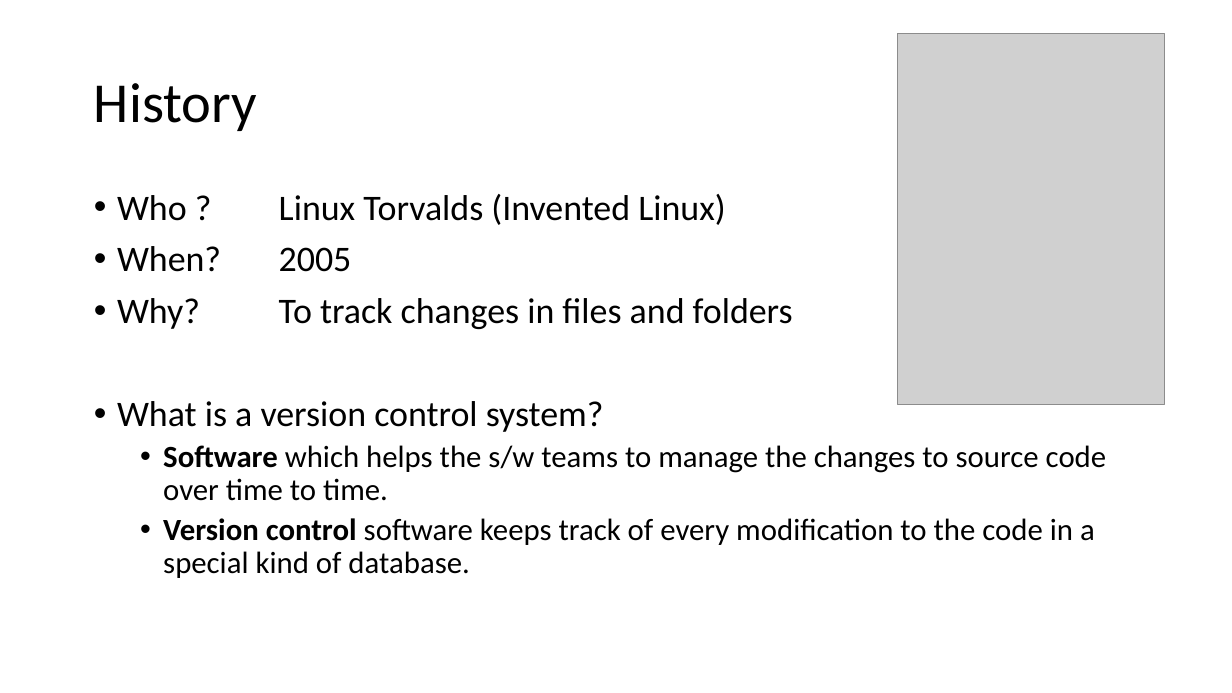
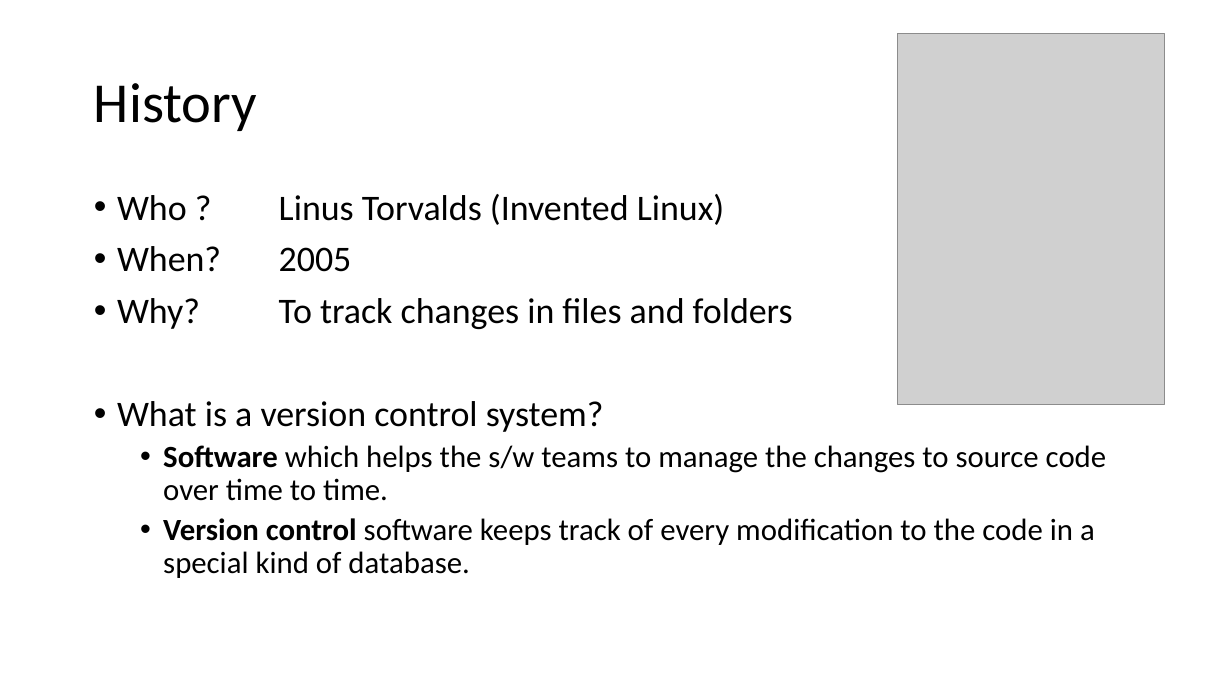
Before and after one commit to Ananddgithub/GIT, a slide deck: slide 1 of Evolution_of_GIT.pptx. Drawn at 1232x693 pixels with LibreOffice and Linux fonts; fonts in the diff are those of the drawing; grey boxes stand for pictures. Boxes give left, top, right and bottom in pixels: in the first picture for what was removed or moved away, otherwise in the second. Text is boxed around its words. In the diff, an @@ line names an element or a change of style, - is before the commit and + after.

```diff
--- a/Evolution_of_GIT.pptx
+++ b/Evolution_of_GIT.pptx
@@ text at (117, 194, 724, 225): text changed @@
-• Who ? Linux Torvalds (Invented Linux)
+• Who ? Linus Torvalds (Invented Linux)
```
Also in this commit, not shown: 1 other file.
